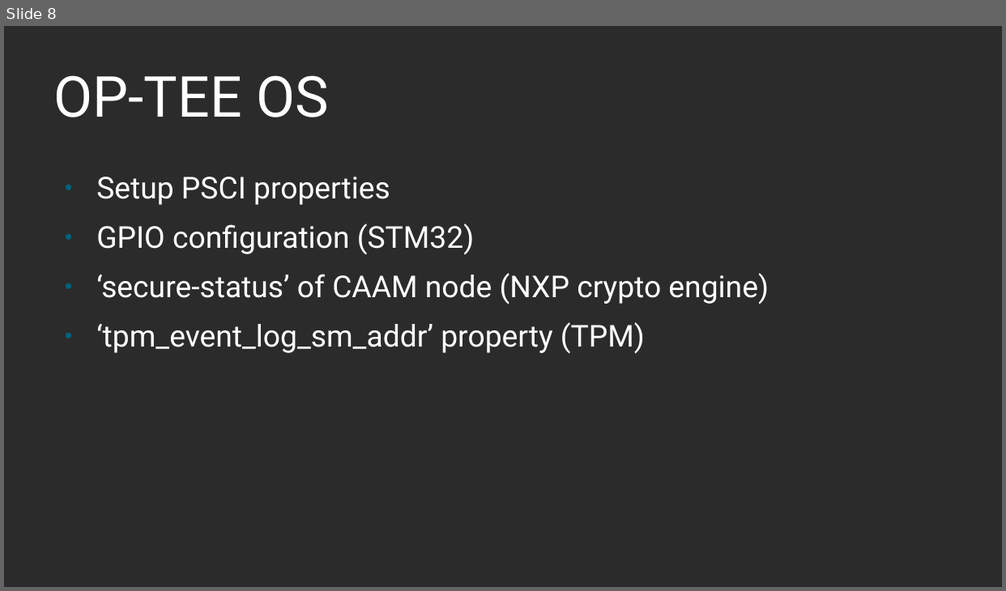
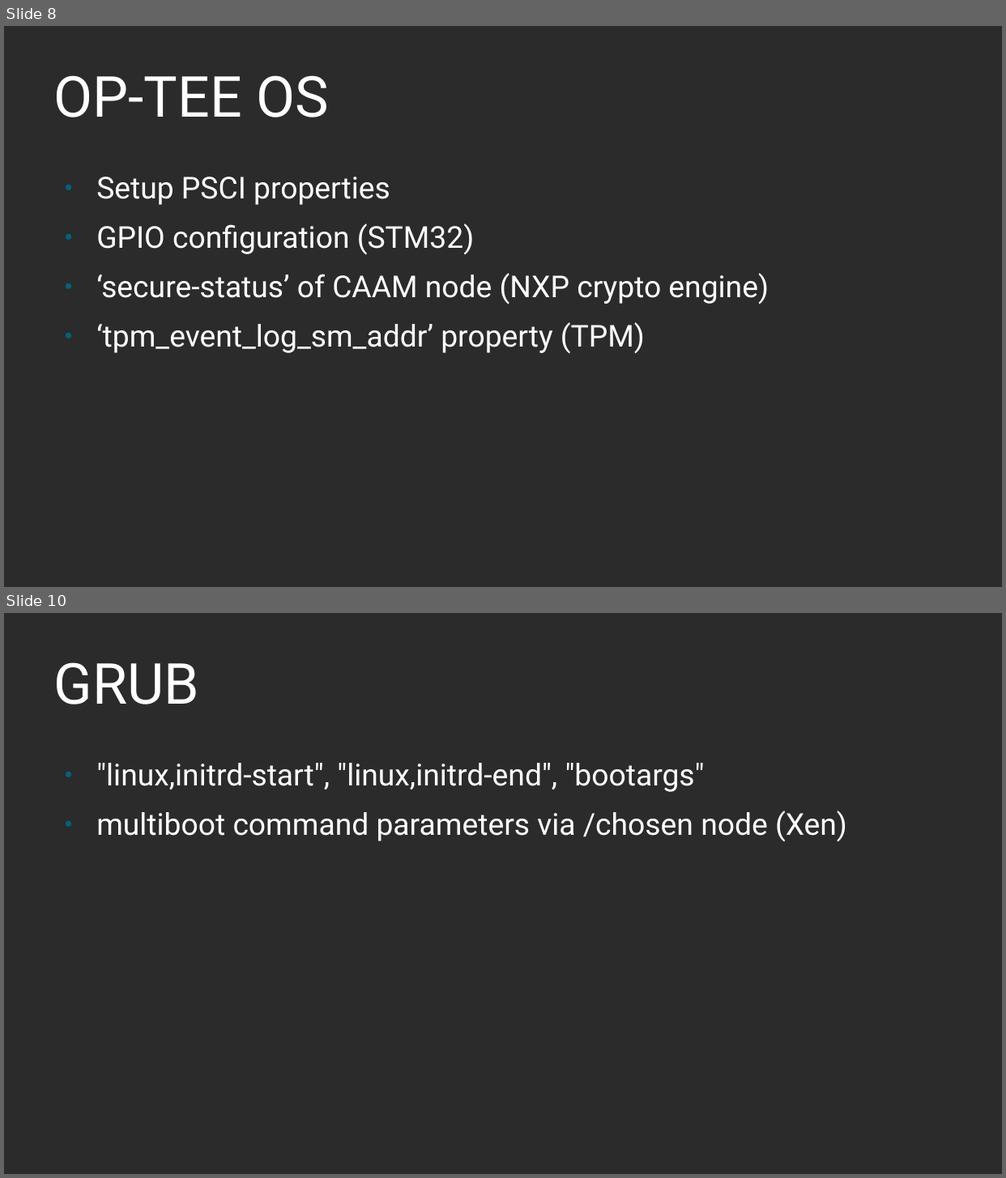
Before and after one commit to xypron/dte, a slide deck: Device Tree Lifetime.odp. Shown one above the other, each under a label of ours: slide 8 before the commit, slides 8 and 10 after it; the slides between them are not shown. The pictures are 1006x591 and 1006x1178 pixels, drawn with LibreOffice and Linux fonts; fonts in the diff are those of the drawing; background and template pictures are left out; a plain dark background stands for a picture behind light text. Boxes give left, top, right and bottom in pixels: in the first picture for what was removed or moved away, otherwise in the second. Text is boxed around its words. In the diff, an @@ line names an element or a change of style, - is before the commit and + after.

Commit message:
GRUB device tree fix-ups

```diff
--- a/Device Tree Lifetime.odp
+++ b/Device Tree Lifetime.odp
@@ slide 10 added at (x1=4, y1=613, x2=1002, y2=1174), background picture (left out) @@
@@ title added at (x1=53, y1=662, x2=198, y2=705), 45 pt, text #FFFFFF @@
+GRUB
@@ text added at (x1=96, y1=763, x2=847, y2=842), 24 pt, text #FFFFFF @@
+● "linux,initrd-start", "linux,initrd-end", "bootargs"
+● multiboot command parameters via /chosen node (Xen)
```
Also in this commit, not shown: 1 other slide added, 1 other file.
